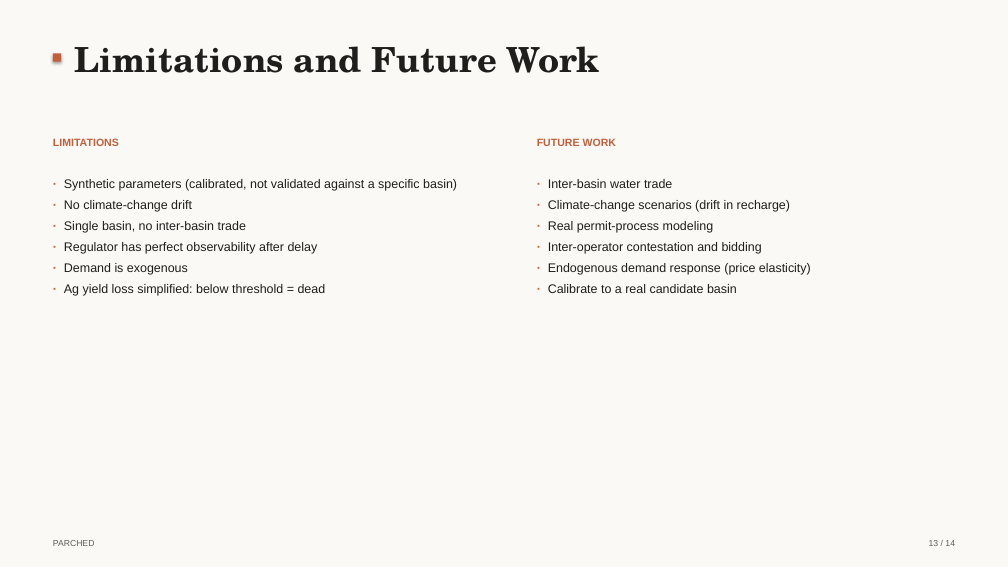
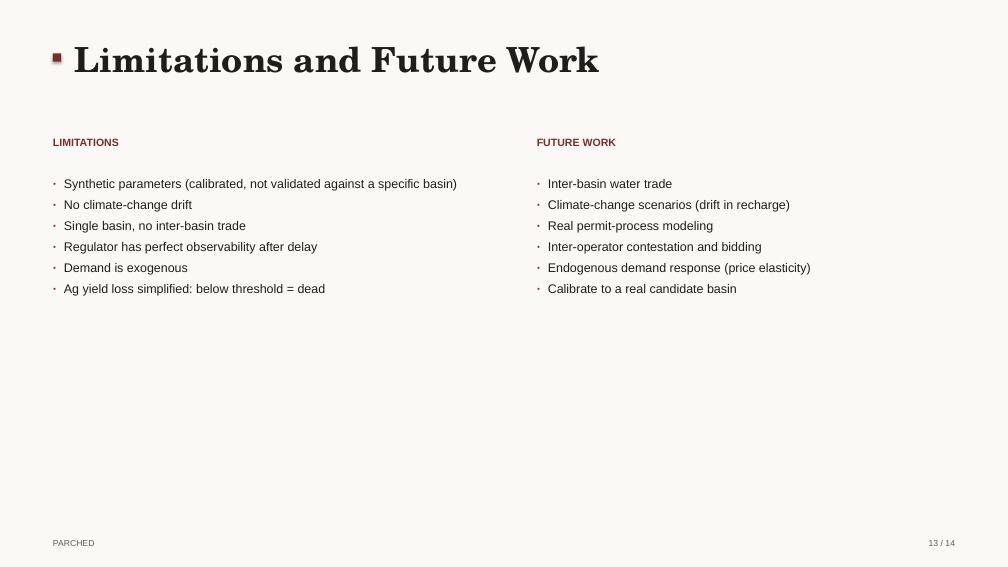
Before and after one commit to cup-noodlehS/ABM-project, a slide deck: slide 13 of presentation/PARCHED_final.pptx. Drawn at 1008x567 pixels with LibreOffice and Linux fonts; fonts in the diff are those of the drawing. Boxes give left, top, right and bottom in pixels: in the first picture for what was removed or moved away, otherwise in the second. Text is boxed around its words. In the diff, an @@ line names an element or a change of style, - is before the commit and + after.

```diff
--- a/presentation/PARCHED_final.pptx
+++ b/presentation/PARCHED_final.pptx
@@ rectangle at (53, 53, 62, 62): fill #C15F3C to #7B2D26 @@
@@ text "LIMITATIONS" at (53, 138, 119, 146): text colour #C15F3C to #7B2D26 @@
@@ text "FUTURE WORK" at (537, 138, 616, 146): text colour #C15F3C to #7B2D26 @@
@@ text "· Synthetic parameters (calibrated, not ..." at (64, 179, 457, 296): text colour #C15F3C to #7B2D26 in "·", "·", "·", "·" and 2 more places @@
@@ text "· Inter-basin water trade" at (548, 179, 811, 293): text colour #C15F3C to #7B2D26 in "·", "·", "·", "·" and 2 more places @@
```
Also in this commit, not shown: 13 other slides changed, 1 other file.
